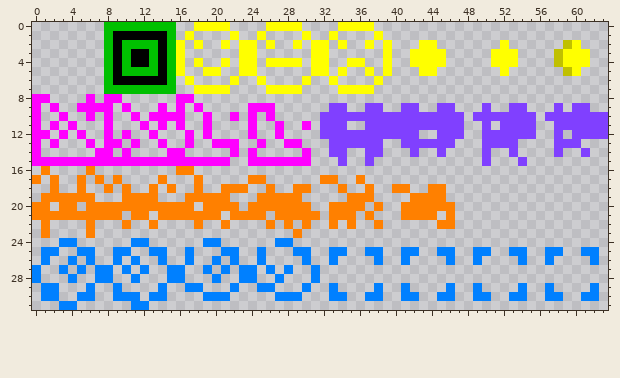
Edited in one commit: pixel-art sprite (spritesheet.png). The first picture shows the starting point.
The file is 64x32 pixels.
After the commit:
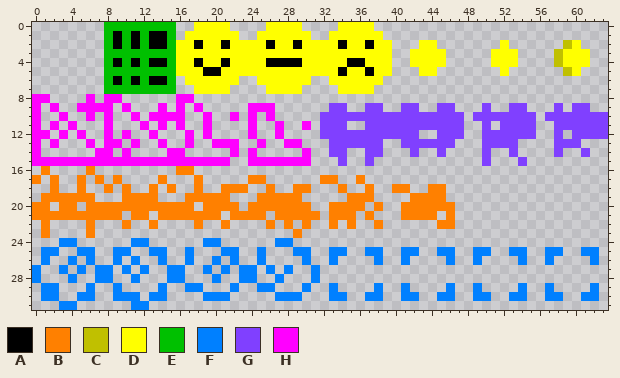
Palette (. is transparent): A #000000  B #ff8000  C #c0c000  D #ffff00  E #00c000  F #0080ff  G #8040ff  H #ff00ff
From old to new:
@@ x 7..40 @@
  0 .EEEEEEEE..DDDD....DDDD....DDDD...
- 1 .EAAAAAAE.D....D..D....D..D....D..
- 2 .EAEEEEAED.D..D.DD.D..D.DD.D..D.D.
- 3 .EAEAAEAED......DD......DD......D.
- 4 .EAEAAEAED.D..D.DD.DDDD.DD..DD..D.
- 5 .EAEEEEAED..DD..DD......DD.D..D.D.
- 6 .EAAAAAAE.D....D..D....D..D....D..
+ 1 .EAEAEAAE.DDDDDD..DDDDDD..DDDDDD..
+ 2 .EAEAEAAEDDADDADDDDADDADDDDADDADD.
+ 3 .EEEEEEEEDDDDDDDDDDDDDDDDDDDDDDDD.
+ 4 .EAEAEAAEDDADDADDDDAAAADDDDDAADDD.
+ 5 .EEEEEEEEDDDAADDDDDDDDDDDDDADDADD.
+ 6 .EAEAEAAE.DDDDDD..DDDDDD..DDDDDD..
  7 .EEEEEEEE..DDDD....DDDD....DDDD...
Changed places in both pictures, as pixel boxes (x1, y1, x2, y2):
changed: (113, 31, 383, 85)
